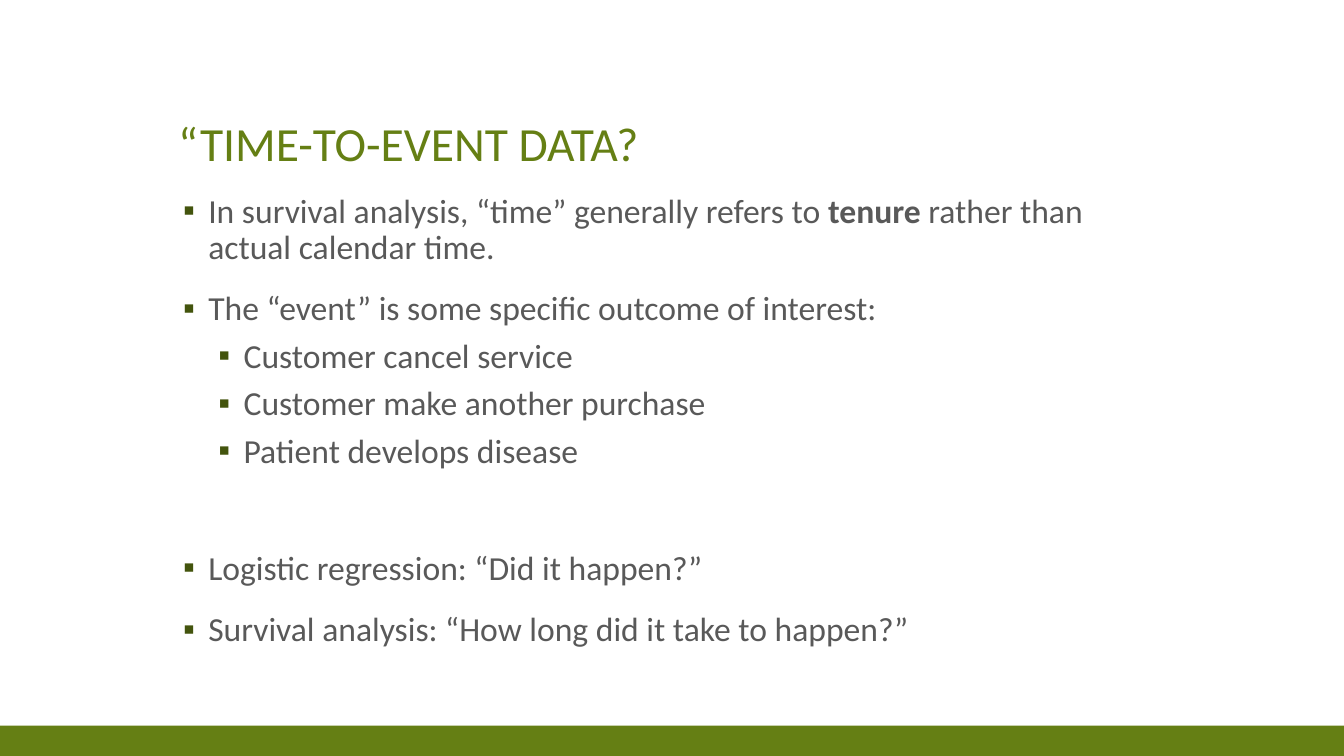
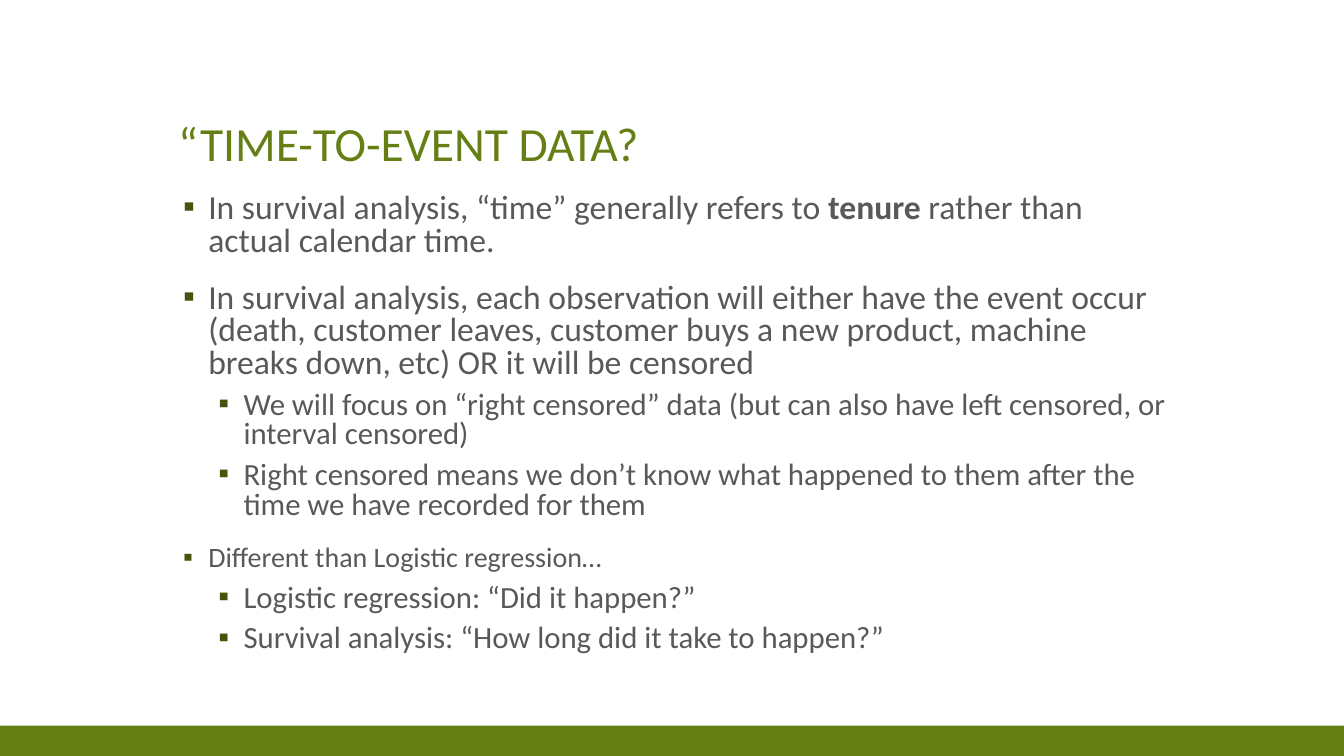
Before and after one commit to sjsimmo2/DAC-Survival, a slide deck: slide 4 of Slides-DAC-Survival Analysis.pptx. Drawn at 1344x756 pixels with LibreOffice and Linux fonts; fonts in the diff are those of the drawing. Boxes give left, top, right and bottom in pixels: in the first picture for what was removed or moved away, otherwise in the second. Text is boxed around its words. In the diff, an @@ line names an element or a change of style, - is before the commit and + after.

Commit message:
Updated slides

```diff
--- a/Slides-DAC-Survival Analysis.pptx
+++ b/Slides-DAC-Survival Analysis.pptx
@@ text at (208,195,1083,654): size 24 to 22 pt in "Logistic regression: “Did it happen?”", "Survival analysis: “How long did it take ..."; line spacing 0.9 to 0.8; list level 1 to 2 in "Logistic regression: “Did it happen?”"; list level 1 to 2 in "Survival analysis: “How long did ..." @@
@@ text at (208,285,1165,572): text changed; size 24 to 22 pt @@
-▪ The “event” is some specific outcome of interest:
-  ▪ Customer cancel service
-  ▪ Customer make another purchase
-  ▪ Patient develops disease
+▪ In survival analysis, each observation will either have the event occur (death, customer leaves, customer buys a new product, machine breaks down, etc) OR it will be censored
+  ▪ We will focus on “right censored” data (but can also have left censored, or interval censored)
+  ▪ Right censored means we don’t know what happened to them after the time we have recorded for them
+▪ Different than Logistic regression…
```
Also in this commit, not shown: 3 other slides changed, 1 slide added.
